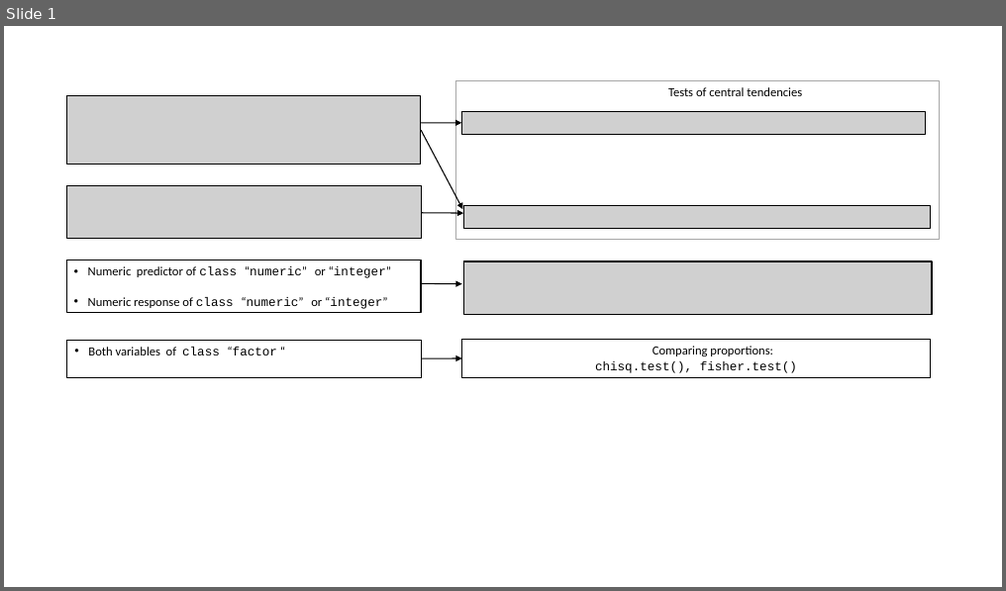
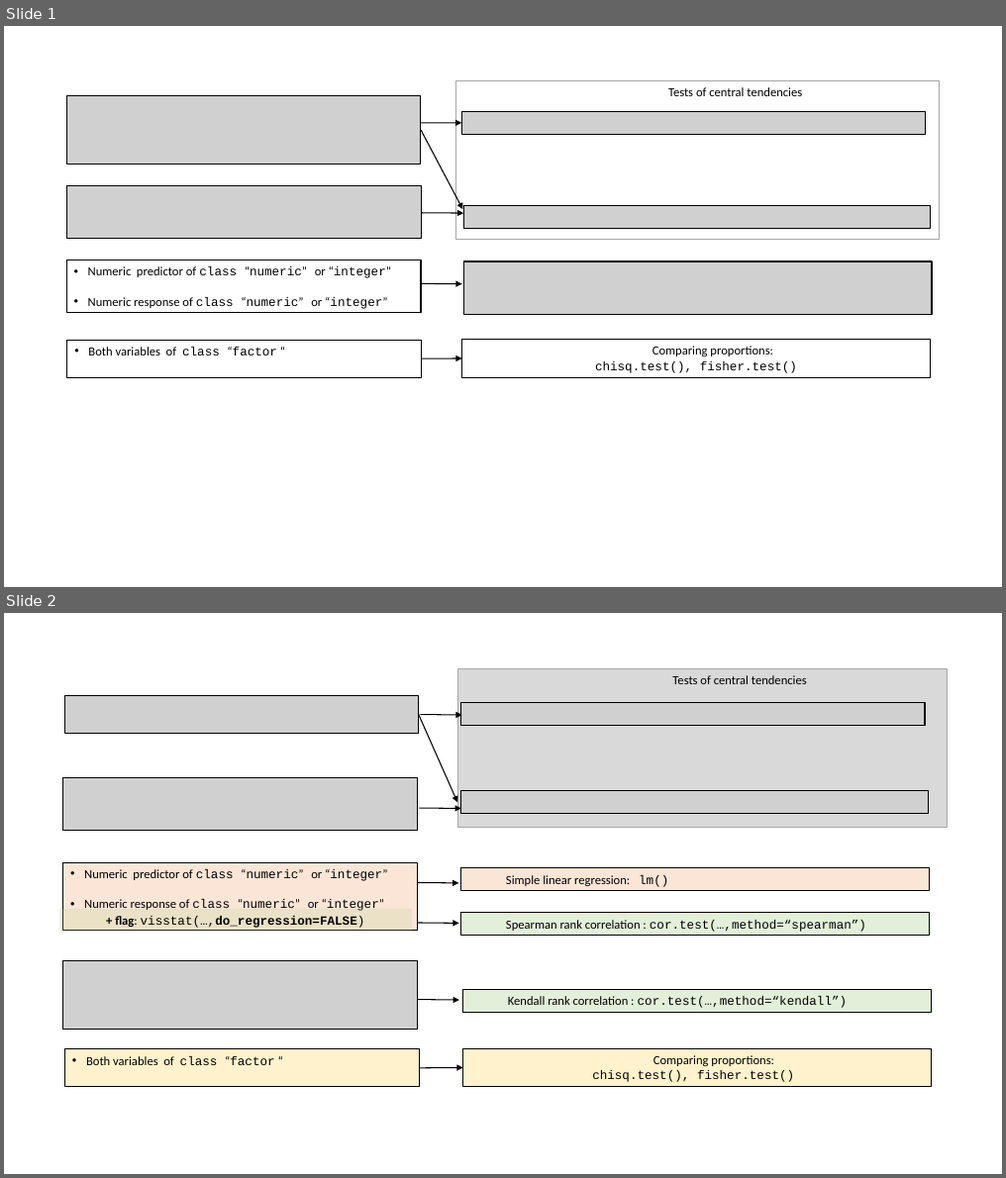
Before and after one commit to shhschilling/visStatistics, a slide deck: vignettes/figures/overview.pptx. Shown one above the other, each under a label of ours: slide 1 before the commit, slides 1 and 2 after it. The pictures are 1006x591 and 1006x1178 pixels, drawn with LibreOffice and Linux fonts; fonts in the diff are those of the drawing; grey boxes stand for pictures. Boxes give left, top, right and bottom in pixels: in the first picture for what was removed or moved away, otherwise in the second. Text is boxed around its words. In the diff, an @@ line names an element or a change of style, - is before the commit and + after.

```diff
--- a/vignettes/figures/overview.pptx
+++ b/vignettes/figures/overview.pptx
@@ slide 2 added at [4, 613, 1002, 1174], background #FFFFFF @@
@@ group added at [59, 668, 947, 1087]: 8 rectangles, 7 arrows, 5 pictures @@
+Tests of central tendencies
+• Numeric predictor of class “numeric” or “integer”
+• Numeric response of class “numeric” or “integer”
++ flag: visstat(…,do_regression=FALSE)
+  Simple linear regression: lm()
+• Both variables of class “factor “
+Comparing proportions:
+chisq.test(), fisher.test()
+  Spearman rank correlation : cor.test(…,method=“spearman”)
+  Kendall rank correlation : cor.test(…,method=“kendall”)
```
Also in this commit, not shown: 25 other files.
